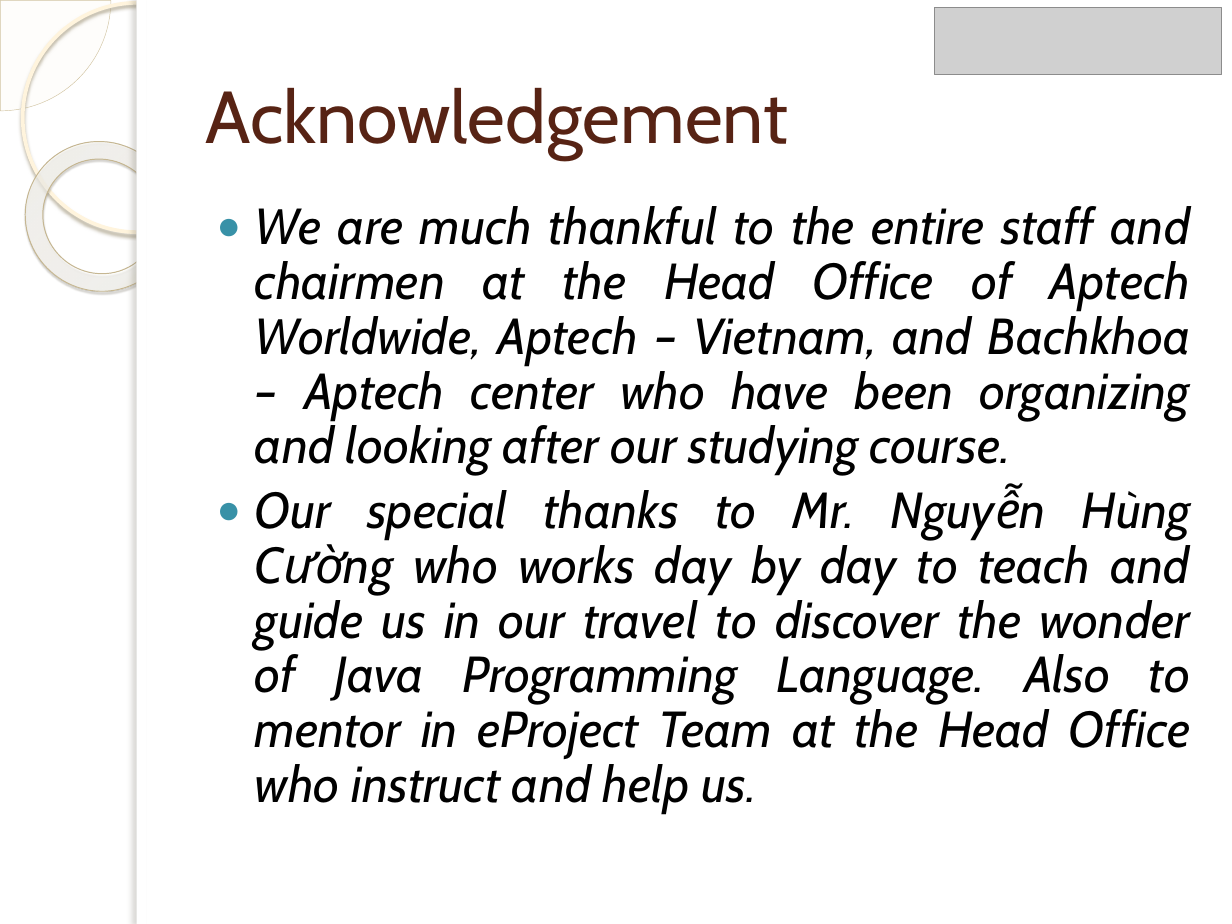
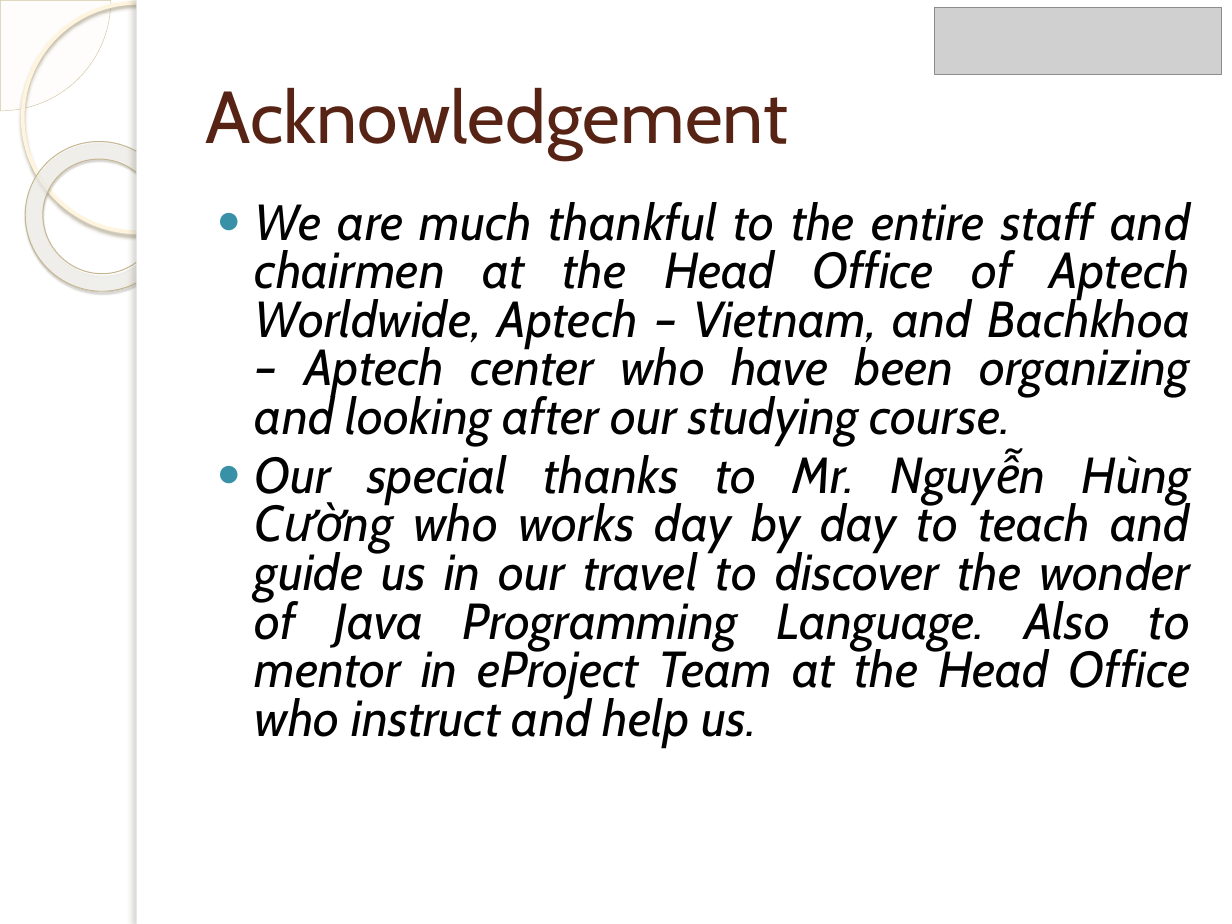
Before and after one commit to duonghm56/Project-sem-2, a slide deck: slide 11 of Employee Transfer Management.pptx. Drawn at 1232x924 pixels with LibreOffice and Linux fonts; fonts in the diff are those of the drawing; grey boxes stand for pictures; background and template pictures are left out. Boxes give left, top, right and bottom in pixels: in the first picture for what was removed or moved away, otherwise in the second. Text is boxed around its words. In the diff, an @@ line names an element or a change of style, - is before the commit and + after.

```diff
--- a/Employee Transfer Management.pptx
+++ b/Employee Transfer Management.pptx
@@ text "We are much thankful to ..." at (255,202,1191,747): line spacing 0.9 to 0.8 @@
```
Also in this commit, not shown: 2 other slides changed, 1 slide added, 7 other files.
